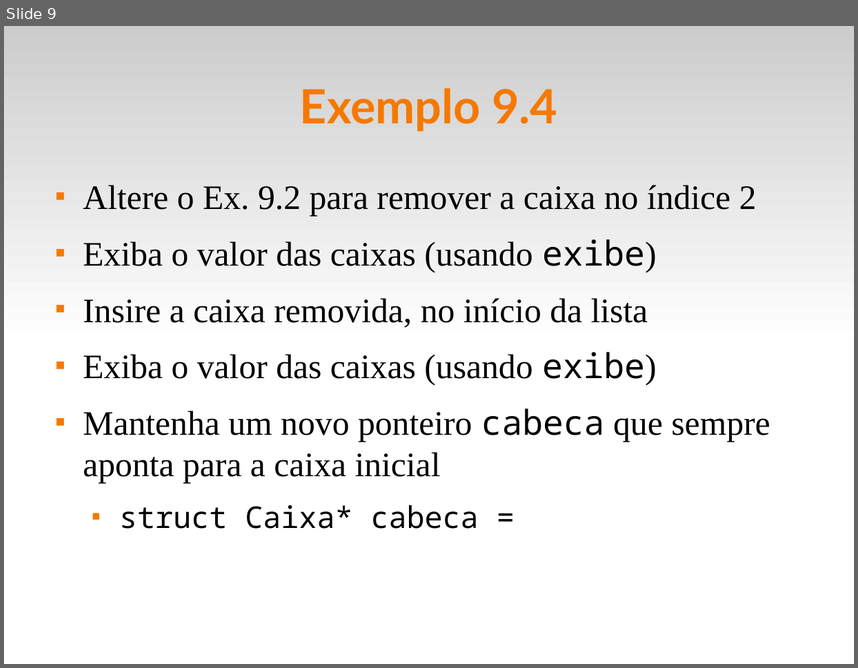
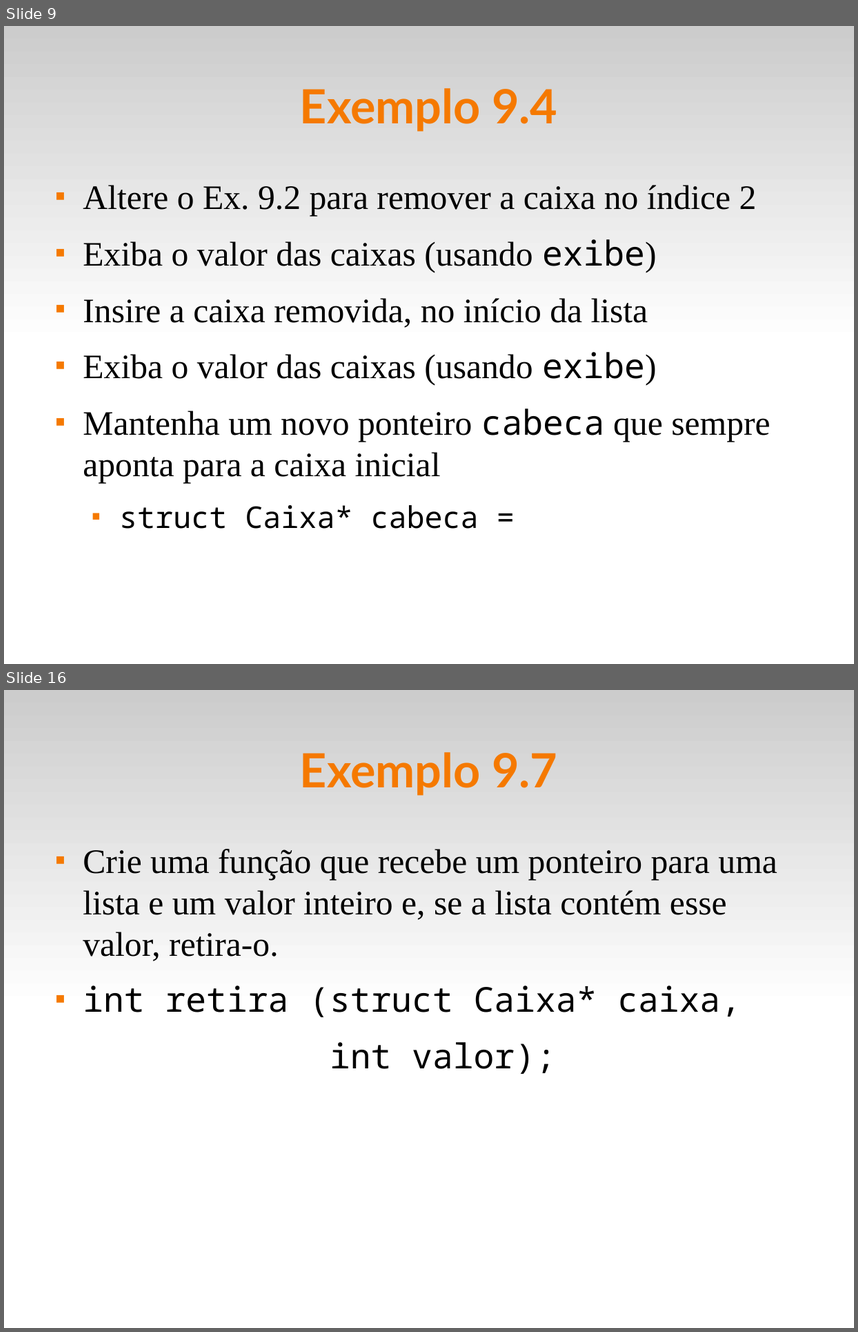
Before and after one commit to fsantanna-uerj/LP1, a slide deck: Slides/lp1-09-listas.odp. Shown one above the other, each under a label of ours: slide 9 before the commit, slides 9 and 16 after it; the slides between them are not shown. The pictures are 858x668 and 858x1332 pixels, drawn with LibreOffice and Linux fonts; fonts in the diff are those of the drawing. Boxes give left, top, right and bottom in pixels: in the first picture for what was removed or moved away, otherwise in the second. Text is boxed around its words. In the diff, an @@ line names an element or a change of style, - is before the commit and + after.

```diff
--- a/Slides/lp1-09-listas.odp
+++ b/Slides/lp1-09-listas.odp
@@ slide 16 added at [4, 690, 854, 1328], background #FFFFFF; not listed: 1 template element that a slide beside it also shows @@
@@ title added at [300, 752, 557, 796], 44 pt, text #F57900, bold @@
+Exemplo 9.7
@@ text added at [83, 849, 777, 1074], 32 pt, text #000000 @@
+■ Crie uma função que recebe um ponteiro para uma lista e um valor inteiro e, se a lista contém esse valor, retira-o.
+■ int retira (struct Caixa* caixa,
+int valor);
```
Also in this commit, not shown: 7 other slides added, 5 other files.
